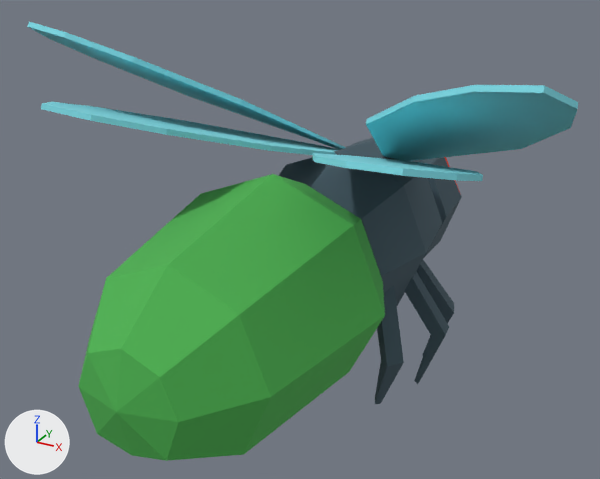
Before and after pictures for a commit that changed the glTF model public/assets/fly/fly-jeremy-rigged.glb.
Rendered twice from a camera (50 mm lens) standing at (4.55, -7.65, 6.74) and looking at (-0.01, 0.65, 2.59). Lighting does not change. The marker at lower left points along +X, +Y and +Z. The first picture is the older version. Where no turn or scale is listed for an object, it has been applied to the vertices.

In view in the first picture: 'body-dark', 'body-green', 'wing-left', 'wing-right'.
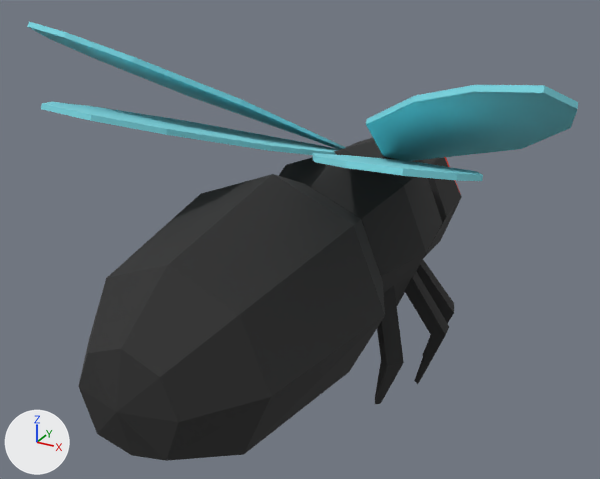
Changed parts and their boxes [x1, y1, x2, y2] in the pictures (600 x 479 px):
'body-green', recoloured (green to black)
    both: [78, 174, 385, 461]
'body-dark', recoloured (dark blue to black)
    both: [279, 138, 462, 404]

The change in detail:
Material '455A64' (mat_455a64) changes colour from dark blue #455a65 to black #2c2c2c; in linear values from (0.0588, 0.102, 0.129) to (0.025, 0.025, 0.025).
Material '4CAF50' (mat_4caf50) changes colour from green #4bb14f to black #2c2c2c; in linear values from (0.0706, 0.439, 0.0784) to (0.025, 0.025, 0.025).
